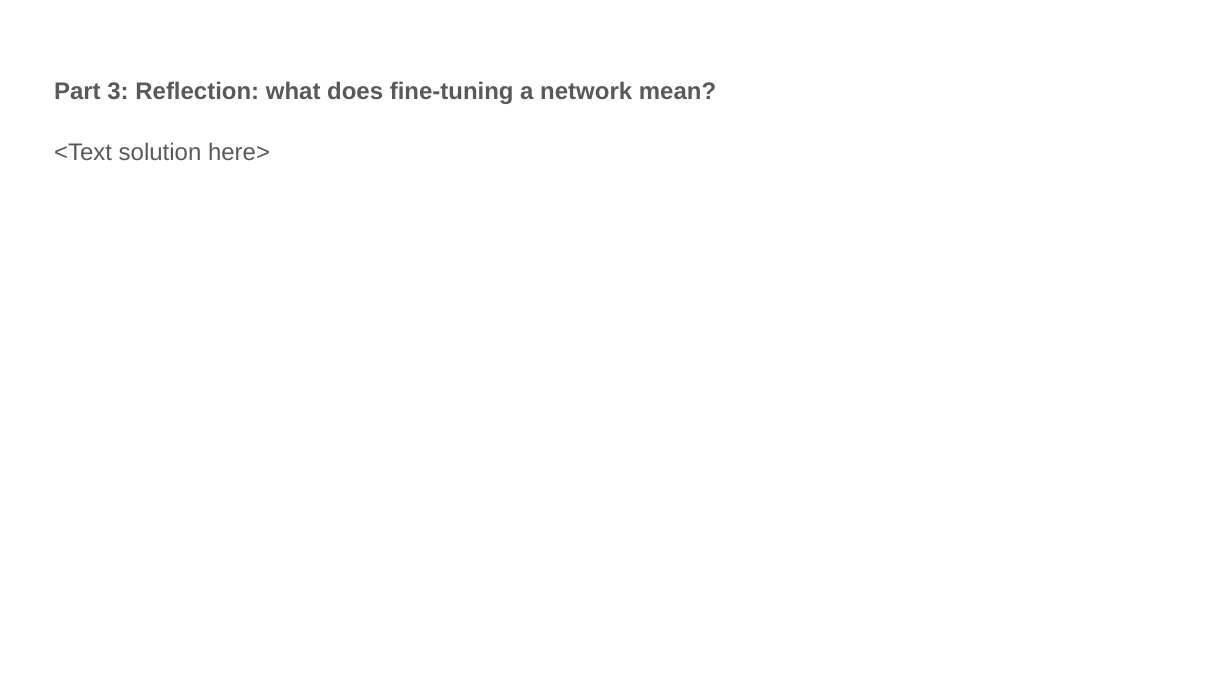
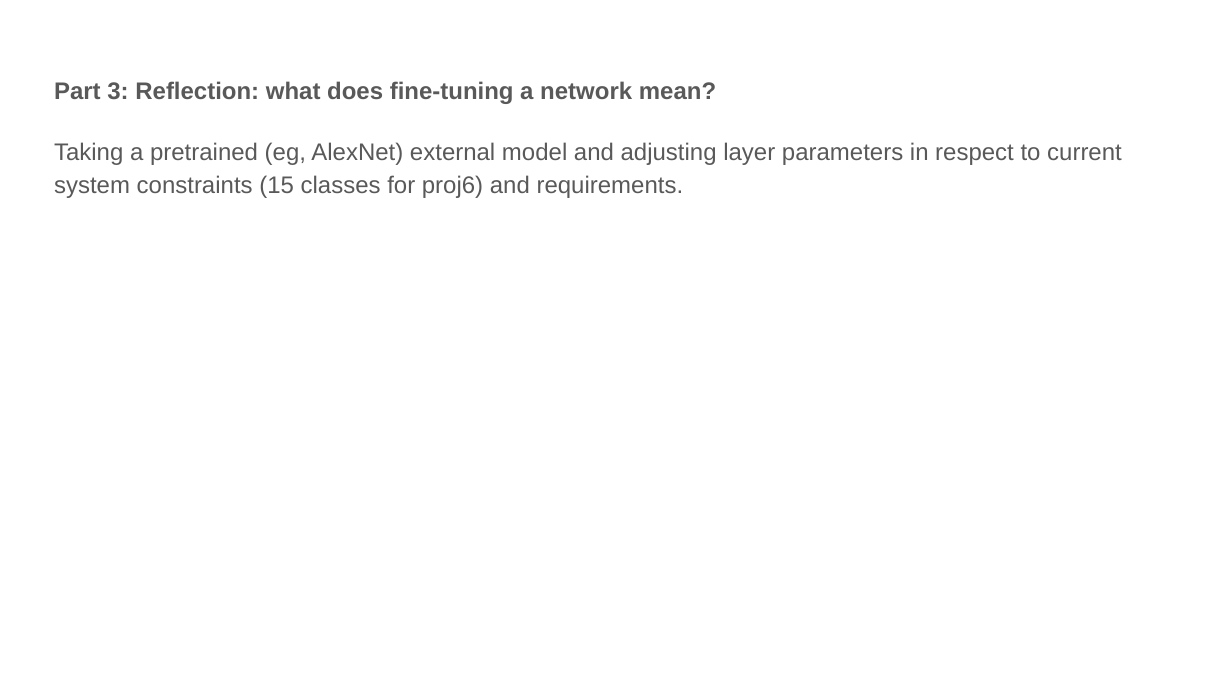
Before and after one commit to CasuallyAlive/Computer_Vision_Projects, a slide deck: slide 8 of src/proj6_6320/proj6_template.pptx. Drawn at 1232x693 pixels with LibreOffice and Linux fonts; fonts in the diff are those of the drawing. Boxes give left, top, right and bottom in pixels: in the first picture for what was removed or moved away, otherwise in the second. Text is boxed around its words. In the diff, an @@ line names an element or a change of style, - is before the commit and + after.

```diff
--- a/src/proj6_6320/proj6_template.pptx
+++ b/src/proj6_6320/proj6_template.pptx
@@ text at bbox=[54, 142, 1122, 198]: text changed @@
-<Text solution here>
+Taking a pretrained (eg, AlexNet) external model and adjusting layer parameters in respect to current system constraints (15 classes for proj6) and requirements.
```
Also in this commit, not shown: 9 other slides changed, 1 slide added, 1 slide removed, 9 other files.
